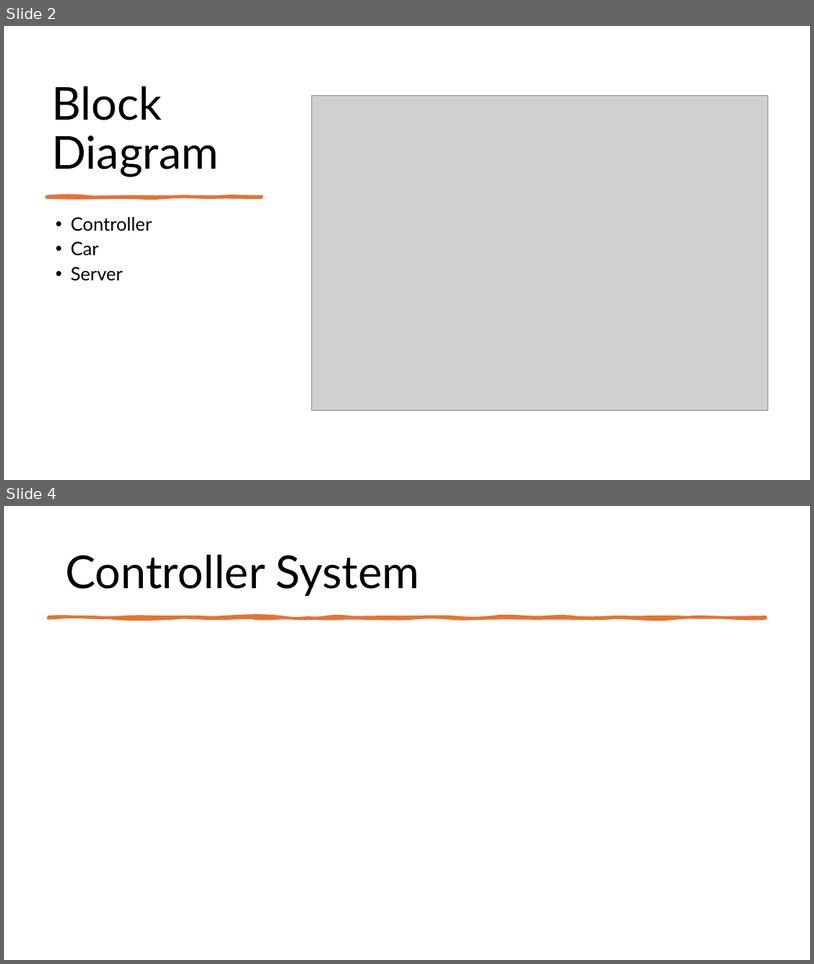
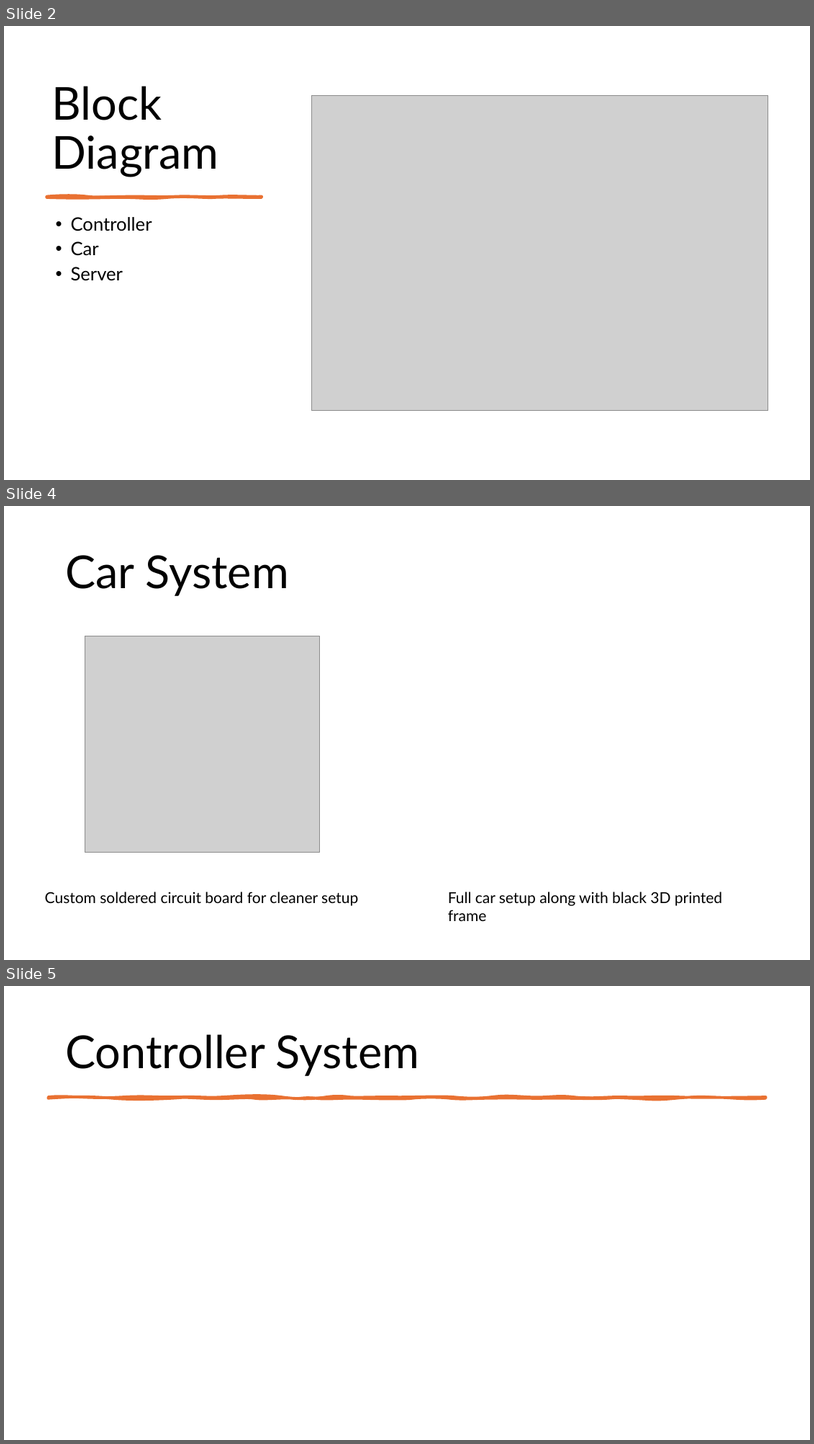
Before and after one commit to RaufPere/RC_CAR_IOT, a slide deck: Documentation/RC_CAR.pptx. Shown one above the other, each under a label of ours: slides 2 and 4 before the commit, slides 2, 4 and 5 after it; the slides between them are not shown. The pictures are 814x964 and 814x1444 pixels, drawn with LibreOffice and Linux fonts; fonts in the diff are those of the drawing; grey boxes stand for pictures. Boxes give left, top, right and bottom in pixels: in the first picture for what was removed or moved away, otherwise in the second. Text is boxed around its words. In the diff, an @@ line names an element or a change of style, - is before the commit and + after.

```diff
--- a/Documentation/RC_CAR.pptx
+++ b/Documentation/RC_CAR.pptx
@@ slide 4 added at [4,506,810,960], background #FFFFFF @@
@@ title added at [65,555,289,596], 54 pt, text #000000 @@
+Car System
@@ picture added at [85,636,320,852] @@
@@ text added at [45,891,358,906], 18 pt, text #000000 @@
+Custom soldered circuit board for cleaner setup
@@ text added at [448,891,723,921], 18 pt, text #000000 @@
+Full car setup along with black 3D printed frame
@@ what was slide 4 is now slide 5 @@
```
Also in this commit, not shown: 1 slide changed, 1 other file.
